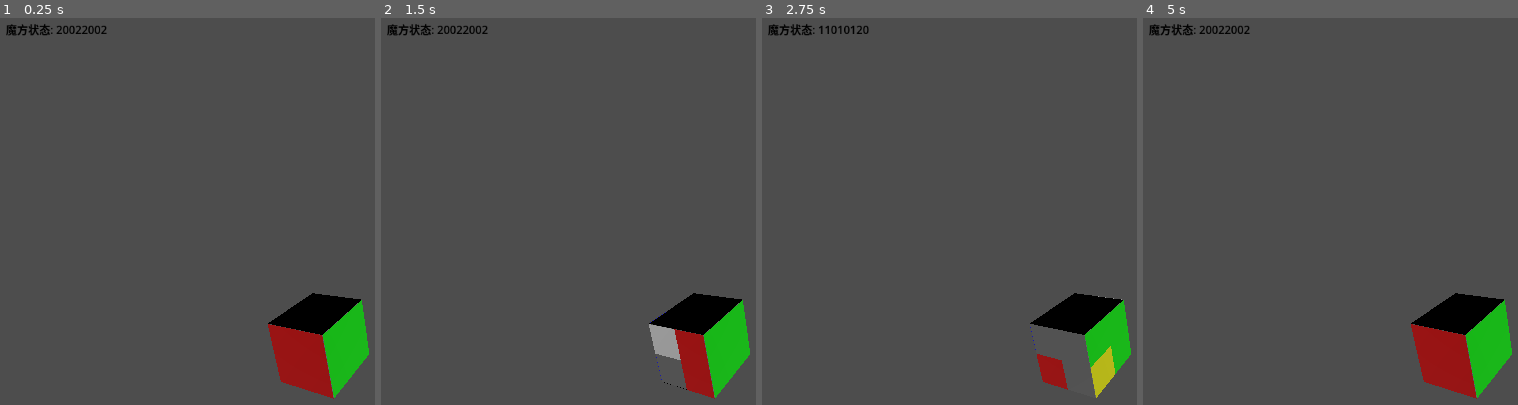
Above: before the commit, frames 1-4 (left to right).
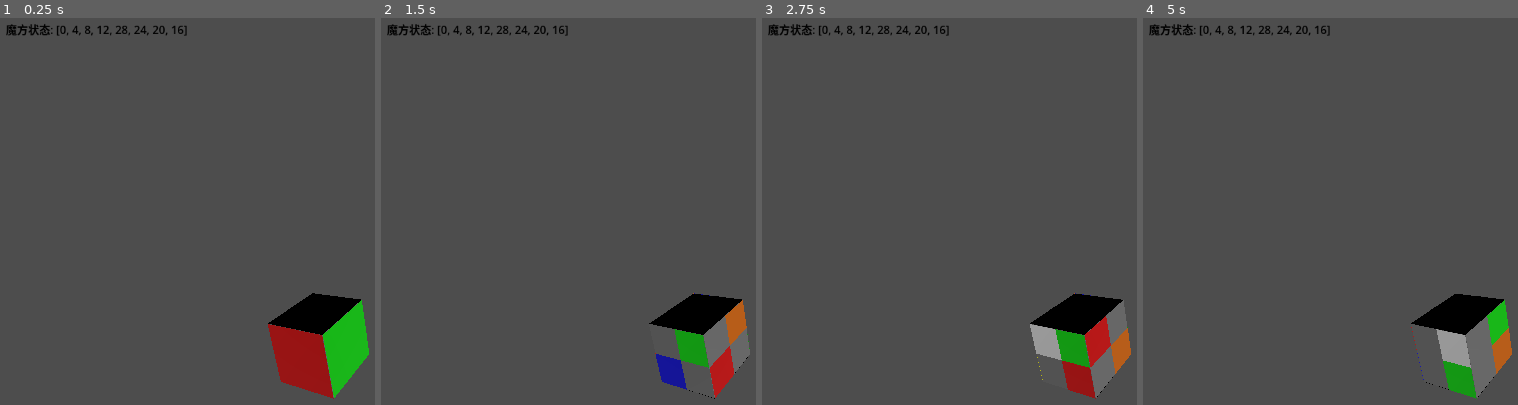
Above: after the commit, the same moments.

Repository: SH600570/godot_cube2-2
Game: Godot game, scene res://scenes/main.tscn
The game is run twice, just before and just after one commit, with the same random seed, the same clock (stepped at 60 frames per second) and the same inputs.
Inputs:
- Up to frame 1 (0.25 s): no input
- Up to frame 2 (1.5 s): tap Enter at 0.5 s; hold D 0.53-1.28 s; tap U at 0.6 s; tap Space at 0.77, 1.07 s; tap L at 0.8, 1.35 s
- Up to frame 3 (2.75 s): tap Space at 1.52, 1.82 s; tap R at 1.55, 2.1 s; hold D from 2.03 s (still down); tap F at 2.3 s
- Up to frame 4 (5 s): tap Space at 2.75, 3.02, 3.32, 3.77, 3.8, 4.07, 4.35, 4.52, 4.82 s; tap F at 2.85 s; tap B at 3.05, 3.6 s; release D at 3.53 s; tap Enter at 4.25 s; tap U at 4.55 s

The runs differ from the first frame. In frame 1, 0.3% of the frame differs, in the area x 15-50%, y 2-5%; in frame 2, 4.2%; in frame 3, 4.2%, in the area x 15-99%, y 2-99%; in frame 4, 3.8%.
Error after the commit: Invalid access to property or key 'accepted' on a base object of type 'AcceptDialog'. (res://scripts/UIController.gd:104)

Commit message:
[重要]手工调整了建模，代码还没改好

Diff:
--- a/scripts/Cube2x2.gd
+++ b/scripts/Cube2x2.gd
@@ -30,6 +30,62 @@
 	"orange": 2
 }
 
+## 空间位置到索引的映射（根据README中的定义）
+var pos_to_index = {
+	Vector3(0.5, 0.5, 0.5): 0,    # TRF
+	Vector3(-0.5, 0.5, 0.5): 1,   # TFL
+	Vector3(-0.5, 0.5, -0.5): 2,  # TLB
+	Vector3(0.5, 0.5, -0.5): 3,   # TBR
+	Vector3(0.5, -0.5, -0.5): 4,  # DRB
+	Vector3(-0.5, -0.5, -0.5): 5, # DBL
+	Vector3(-0.5, -0.5, 0.5): 6,  # DLF
+	Vector3(0.5, -0.5, 0.5): 7    # DFR
+}
+
+## 每个位置的颜色组合到朝向编码的映射
+var orientation_mapping = {
+	0: { # TRF位置
+		["white", "blue", "red"]: 0,   # wbr
+		["red", "white", "blue"]: 1,   # rwb
+		["blue", "red", "white"]: 2    # brw
+	},
+	1: { # TFL位置
+		["white", "red", "green"]: 0,  # wrg
+		["green", "white", "red"]: 1,  # gwr
+		["red", "green", "white"]: 2   # rgw
+	},
+	2: { # TLB位置
+		["white", "green", "orange"]: 0, # wgo
+		["orange", "white", "green"]: 1, # ogw
+		["white", "orange", "green"]: 2  # wog
+	},
+	3: { # TBR位置
+		["white", "orange", "blue"]: 0,  # wob
+		["blue", "white", "orange"]: 1,  # bwo
+		["orange", "blue", "white"]: 2   # obw
+	},
+	4: { # DRB位置
+		["yellow", "blue", "orange"]: 0, # ybo
+		["orange", "yellow", "blue"]: 1, # oyb
+		["blue", "orange", "yellow"]: 2  # boy
+	},
+	5: { # DBL位置
+		["yellow", "orange", "green"]: 0, # yog
+		["green", "yellow", "orange"]: 1, # gyo
+		["orange", "green", "yellow"]: 2  # ogy
+	},
+	6: { # DLF位置
+		["yellow", "green", "red"]: 0,   # ygr
+		["red", "yellow", "green"]: 1,   # ryg
+		["green", "red", "yellow"]: 2    # gry
+	},
+	7: { # DFR位置
+		["orange", "red", "blue"]: 0,    # orb
+		["blue", "orange", "red"]: 1,    # bor
+		["red", "blue", "orange"]: 2     # rbo
+	}
+}
+
 ## 角块逻辑坐标的固定顺序（用于状态计算）
 ## 注意：逻辑坐标用 ±0.5，让相邻角块中心间距正好是 1（即角块宽度）
 var piece_positions = [
@@ -147,6 +203,37 @@
 	var pieces_to_rotate = get_pieces_by_z(-1)
 	rotate_pieces(pieces_to_rotate, Vector3.FORWARD, 90)
 
+# 逆时针旋转函数
+func rotate_R_counterclockwise() -> void:
+	# 右层逆时针旋转
+	var pieces_to_rotate = get_pieces_by_x(1)
+	rotate_pieces(pieces_to_rotate, Vector3.RIGHT, 90)
+
+func rotate_L_counterclockwise() -> void:
+	# 左层逆时针旋转
+	var pieces_to_rotate = get_pieces_by_x(-1)
+	rotate_pieces(pieces_to_rotate, Vector3.RIGHT, -90)
+
+func rotate_U_counterclockwise() -> void:
+	# 上层逆时针旋转
+	var pieces_to_rotate = get_pieces_by_y(1)
+	rotate_pieces(pieces_to_rotate, Vector3.UP, 90)
+
+func rotate_D_counterclockwise() -> void:
+	# 下层逆时针旋转
+	var pieces_to_rotate = get_pieces_by_y(-1)
+	rotate_pieces(pieces_to_rotate, Vector3.UP, -90)
+
+func rotate_F_counterclockwise() -> void:
+	# 前层逆时针旋转
+	var pieces_to_rotate = get_pieces_by_z(1)
+	rotate_pieces(pieces_to_rotate, Vector3.FORWARD, 90)
+
+func rotate_B_counterclockwise() -> void:
+	# 后层逆时针旋转
+	var pieces_to_rotate = get_pieces_by_z(-1)
+	rotate_pieces(pieces_to_rotate, Vector3.FORWARD, -90)
+
 func rotate_pieces(pieces_to_rotate: Array, axis: Vector3, angle: float) -> void:
 	# 以临时 pivot 实现“整层刚体旋转”，避免局部轴/浮点误差导致逻辑映射失效
 	if pieces_to_rotate.is_empty():
@@ -196,9 +283,43 @@
 			return int(color_values[name])
 	return 0
 
-func get_cube_state() -> String:
-	# 计算魔方状态为8位3进制数
-	var state = ""
+func _get_piece_orientation(piece: CubePiece) -> int:
+	# 获取角块的可见颜色组合，用于计算朝向编码
+	var visible_colors = []
+
+	# 获取三个可见面的颜色
+	if piece.logic_pos.x > 0:
+		visible_colors.append(_color_to_name(piece.get_face_color("Face_X+")))
+	elif piece.logic_pos.x < 0:
+		visible_colors.append(_color_to_name(piece.get_face_color("Face_X-")))
+
+	if piece.logic_pos.y > 0:
+		visible_colors.append(_color_to_name(piece.get_face_color("Face_Y+")))
+	elif piece.logic_pos.y < 0:
+		visible_colors.append(_color_to_name(piece.get_face_color("Face_Y-")))
+
+	if piece.logic_pos.z > 0:
+		visible_colors.append(_color_to_name(piece.get_face_color("Face_Z+")))
+	elif piece.logic_pos.z < 0:
+		visible_colors.append(_color_to_name(piece.get_face_color("Face_Z-")))
+
+	# 获取角块的位置索引
+	var pos_index = pos_to_index.get(piece.logic_pos, 0)
+
+	# 根据颜色组合查找朝向编码
+	var mapping = orientation_mapping.get(pos_index, {})
+	return mapping.get(visible_colors, 0)
+
+func _color_to_name(c: Color) -> String:
+	# 将颜色转换为名称
+	for name in colors.keys():
+		if c.is_equal_approx(colors[name]):
+			return name
+	return "white"
+
+func get_cube_state() -> Array:
+	# 计算魔方状态为8个数字的数组
+	var state = []
 
 	# 按照固定顺序检查每个角块的位置
 	for target_pos in piece_positions:
@@ -206,10 +327,14 @@
 		var current_piece = pos_to_piece.get(target_pos)
 
 		if current_piece:
-			# 按 README：每个角块的状态由其“当前朝上的贴纸颜色”(世界 Y+) 决定
-			var up_color: Color = (current_piece as CubePiece).get_color_facing_world_dir(Vector3.UP)
-			state += str(_color_to_value(up_color))
+			# 获取位置索引
+			var pos_index = pos_to_index.get(target_pos, 0)
+			# 获取朝向编码
+			var orientation = _get_piece_orientation(current_piece)
+			# 计算5位2进制编码的10进制值
+			var encoded_value = (pos_index << 2) | orientation
+			state.append(encoded_value)
 		else:
-			state += "0"
+			state.append(0)
 
 	return state
--- a/scripts/UIController.gd
+++ b/scripts/UIController.gd
@@ -26,7 +26,7 @@
 func create_status_label():
 	status_label = Label.new()
 	status_label.name = "StatusLabel"
-	status_label.text = "魔方状态: " + cube.get_cube_state()
+	status_label.text = "魔方状态: " + str(cube.get_cube_state())
 	# 简单放在屏幕左上角
 	status_label.position = Vector2(20, 20)
 	status_label.add_theme_color_override("font_color", Color(0, 0, 0))
@@ -35,30 +35,85 @@
 ## 监听全局输入事件，把按键映射到魔方动作
 func _input(event):
 	if event is InputEventKey and event.pressed:
+		var shift_pressed = event.shift_pressed
 		match event.keycode:
 			KEY_U:
-				cube.rotate_U()
+				if shift_pressed:
+					cube.rotate_U_counterclockwise()
+				else:
+					cube.rotate_U()
 				update_status()
 			KEY_D:
-				cube.rotate_D()
+				if shift_pressed:
+					cube.rotate_D_counterclockwise()
+				else:
+					cube.rotate_D()
 				update_status()
 			KEY_L:
-				cube.rotate_L()
+				if shift_pressed:
+					cube.rotate_L_counterclockwise()
+				else:
+					cube.rotate_L()
 				update_status()
 			KEY_R:
-				cube.rotate_R()
+				if shift_pressed:
+					cube.rotate_R_counterclockwise()
+				else:
+					cube.rotate_R()
 				update_status()
 			KEY_F:
-				cube.rotate_F()
+				if shift_pressed:
+					cube.rotate_F_counterclockwise()
+				else:
+					cube.rotate_F()
 				update_status()
 			KEY_B:
-				cube.rotate_B()
+				if shift_pressed:
+					cube.rotate_B_counterclockwise()
+				else:
+					cube.rotate_B()
 				update_status()
 			KEY_SPACE:
-				cube.reset()
+				# 重置魔方，需要输入"reset"确认
+				reset_with_confirmation()
 				update_status()
 
 ## 重新计算并刷新左上角的状态字符串
 func update_status():
 	if status_label:
-		status_label.text = "魔方状态: " + cube.get_cube_state()
+		status_label.text = "魔方状态: " + str(cube.get_cube_state())
+
+## 重置魔方，需要输入"reset"确认
+func reset_with_confirmation():
+	# 创建确认对话框
+	var dialog = AcceptDialog.new()
+	dialog.title = "重置魔方"
+	dialog.add_child(Label.new())
+	dialog.get_child(0).text = "确定要重置魔方到初始状态吗？\n请输入'reset'确认："
+
+	# 添加输入框
+	var line_edit = LineEdit.new()
+	line_edit.name = "ResetInput"
+	line_edit.placeholder_text = "请输入'reset'"
+	dialog.add_child(line_edit)
+
+	# 调整布局
+	dialog.set_min_size(Vector2(300, 150))
+
+	# 连接确认信号
+	dialog.accepted.connect(func():
+		var input_text = line_edit.text
+		if input_text == "reset":
+			cube.reset()
+			update_status()
+		dialog.queue_free()
+	)
+
+	# 连接取消信号
+	dialog.canceled.connect(func():
+		dialog.queue_free()
+	)
+
+	# 显示对话框
+	dialog.popup_centered()
+	add_child(dialog)
Not shown, added: icon.png.import
Not shown, changed: README.md
